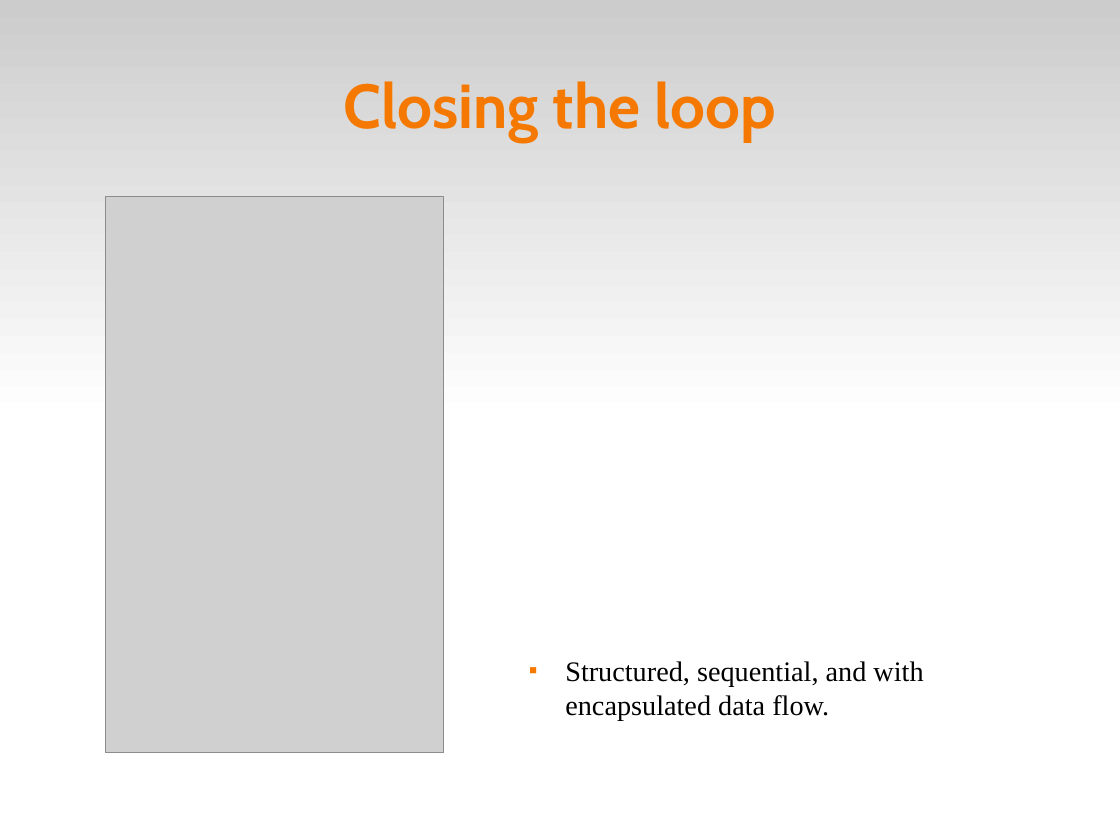
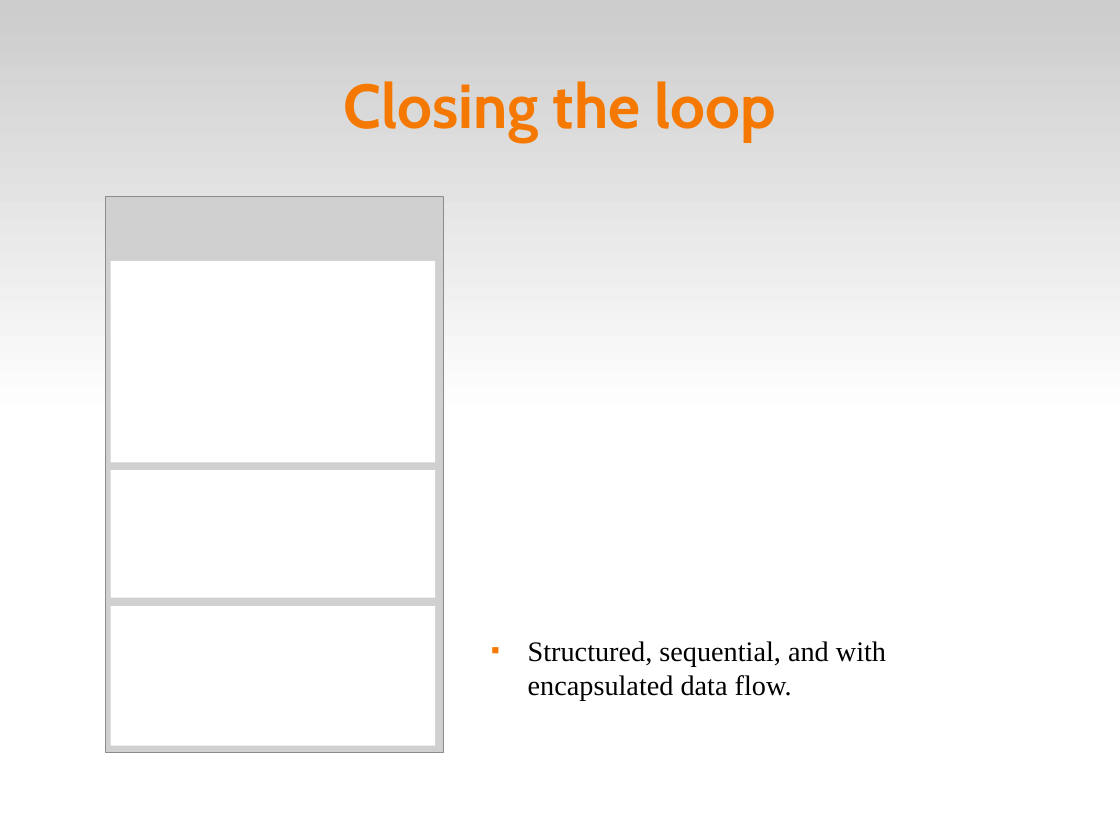
Before and after one commit to fsantanna-no/ceu-docs, a slide deck: slide 12 of ceu_curryon.odp. Drawn at 1120x840 pixels with LibreOffice and Linux fonts; fonts in the diff are those of the drawing; grey boxes stand for pictures. Boxes give left, top, right and bottom in pixels: in the first picture for what was removed or moved away, otherwise in the second. Text is boxed around its words. In the diff, an @@ line names an element or a change of style, - is before the commit and + after.

```diff
--- a/ceu_curryon.odp
+++ b/ceu_curryon.odp
@@ rectangle added at box(111, 261, 435, 462), fill #FFFFFF @@
@@ rectangle added at box(111, 471, 435, 598), fill #FFFFFF @@
@@ rectangle added at box(111, 606, 435, 745), fill #FFFFFF @@
@@ text "Structured, sequential, and with encapsulated ...": place and size @@
-text "Structured, sequential, and with encapsulated ..." at box(565, 661, 923, 721)
+text "Structured, sequential, and with encapsulated ..." at box(528, 641, 886, 700)
```
Also in this commit, not shown: 8 other slides changed.
